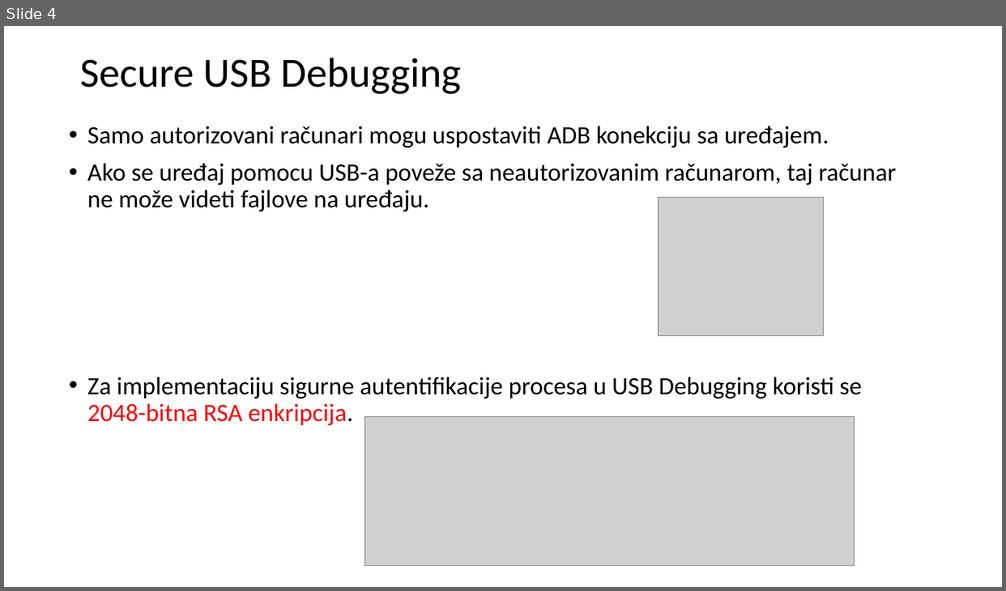
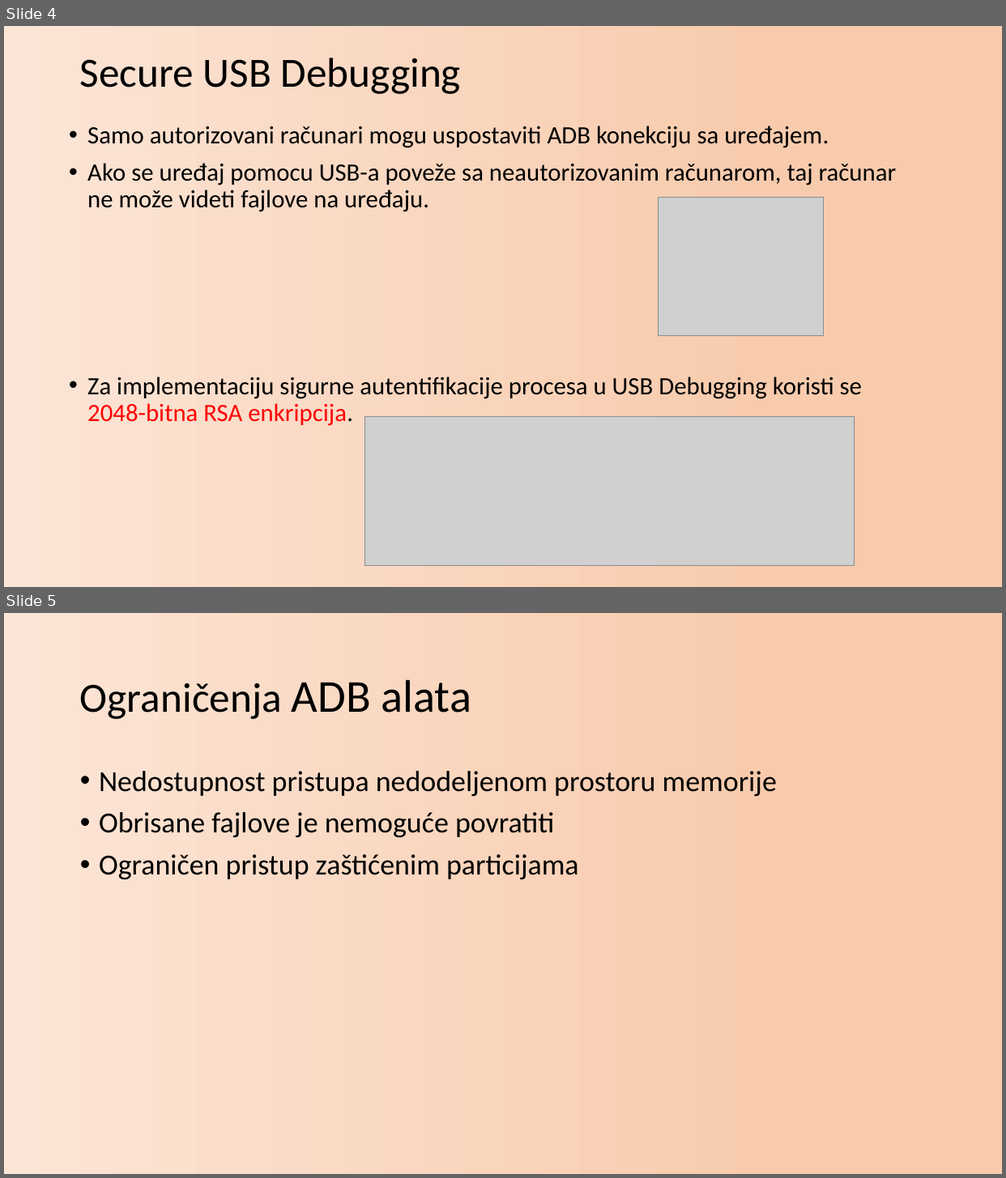
Before and after one commit to zvasiccc/DigitalnaForenzika, a slide deck: Primena ADB alata u analizi Android uređaja.pptx. Shown one above the other, each under a label of ours: slide 4 before the commit, slides 4 and 5 after it. The pictures are 1006x591 and 1006x1178 pixels, drawn with LibreOffice and Linux fonts; fonts in the diff are those of the drawing; grey boxes stand for pictures. Boxes give left, top, right and bottom in pixels: in the first picture for what was removed or moved away, otherwise in the second. Text is boxed around its words. In the diff, an @@ line names an element or a change of style, - is before the commit and + after.

```diff
--- a/Primena ADB alata u analizi Android uređaja.pptx
+++ b/Primena ADB alata u analizi Android uređaja.pptx
@@ slide 5 added at <box>4,613,1002,1174</box>, background gradient #FBE5D6 to #F8CBAD @@
@@ title added at <box>80,679,471,719</box>, 40 pt, text #000000 @@
+Ograničenja ADB alata
@@ text added at <box>99,771,777,879</box>, 28 pt, text #000000 @@
+• Nedostupnost pristupa nedodeljenom prostoru memorije
+• Obrisane fajlove je nemoguće povratiti
+• Ograničen pristup zaštićenim particijama
@@ slide 4 changed as well @@
@@ background #FFFFFF to gradient #FBE5D6 to #F8CBAD @@
```
Also in this commit, not shown: 13 other slides changed, 1 other slide added, 2 other files.
